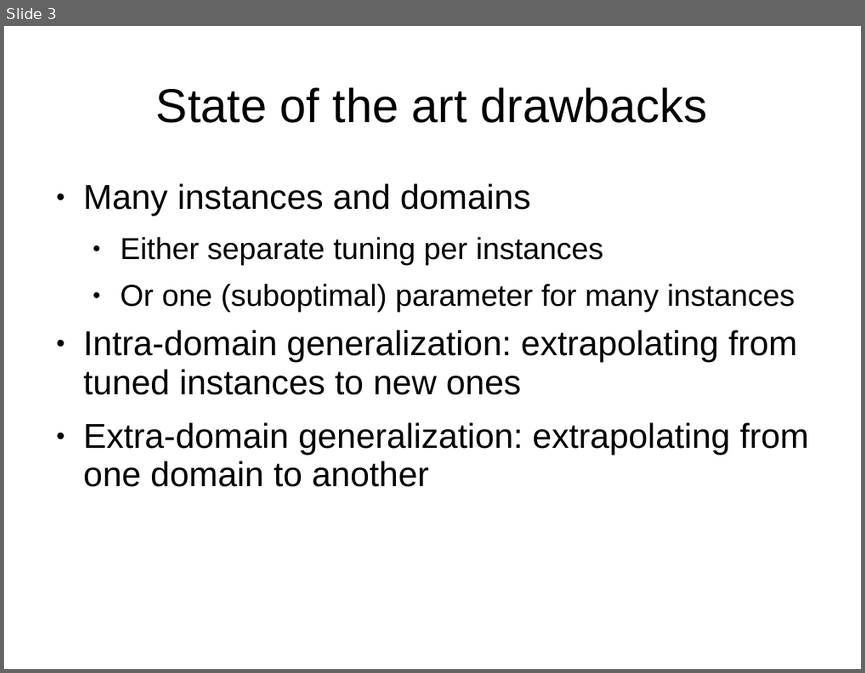
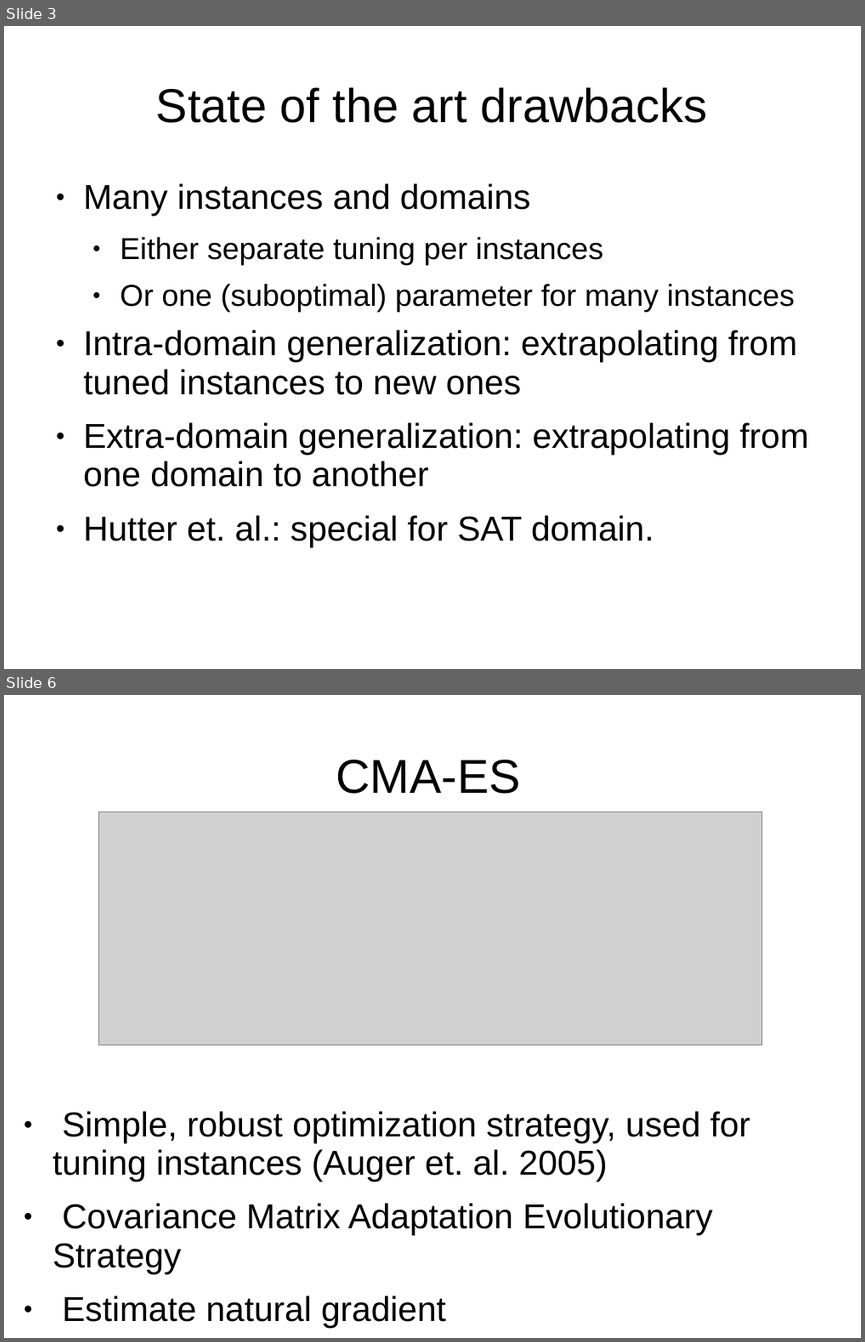
Before and after one commit to nojhan/descarwin, a slide deck: papers/GECCO2011/gecco2011brendelschoenauer/lao-gecco.ppt. Shown one above the other, each under a label of ours: slide 3 before the commit, slides 3 and 6 after it; the slides between them are not shown. The pictures are 865x673 and 865x1342 pixels, drawn with LibreOffice and Linux fonts; fonts in the diff are those of the drawing; grey boxes stand for pictures. Boxes give left, top, right and bottom in pixels: in the first picture for what was removed or moved away, otherwise in the second. Text is boxed around its words. In the diff, an @@ line names an element or a change of style, - is before the commit and + after.

```diff
--- a/papers/GECCO2011/gecco2011brendelschoenauer/lao-gecco.ppt
+++ b/papers/GECCO2011/gecco2011brendelschoenauer/lao-gecco.ppt
@@ slide 6 added at [4, 695, 861, 1338], background #FFFFFF @@
@@ title added at [336, 760, 520, 794], 44 pt, text #000000 @@
+CMA-ES
@@ picture added at [99, 811, 762, 1045] @@
@@ text added at [52, 1111, 750, 1327], 32 pt, text #000000 @@
+● Simple, robust optimization strategy, used for tuning instances (Auger et. al. 2005)
+● Covariance Matrix Adaptation Evolutionary Strategy
+● Estimate natural gradient
@@ slide 3 changed as well @@
@@ text at [83, 515, 654, 547]: paragraph added @@
+● Hutter et. al.: special for SAT domain.
```
Also in this commit, not shown: 11 other slides changed, 3 other slides added.
